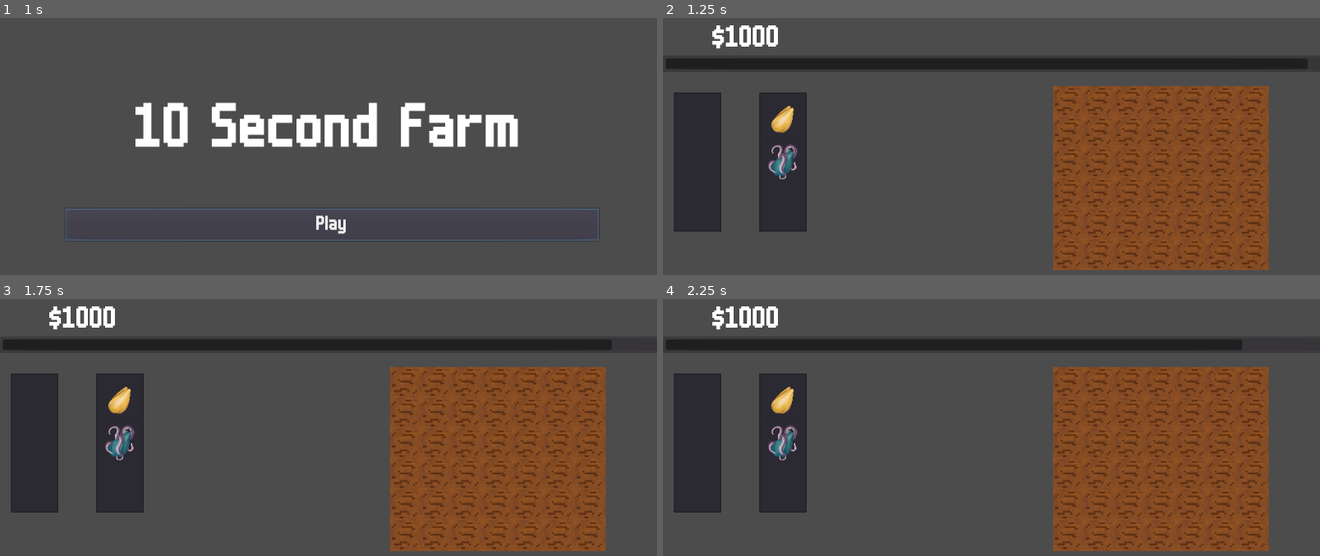
Above: before the commit, frames 1-4 (two rows, left to right).
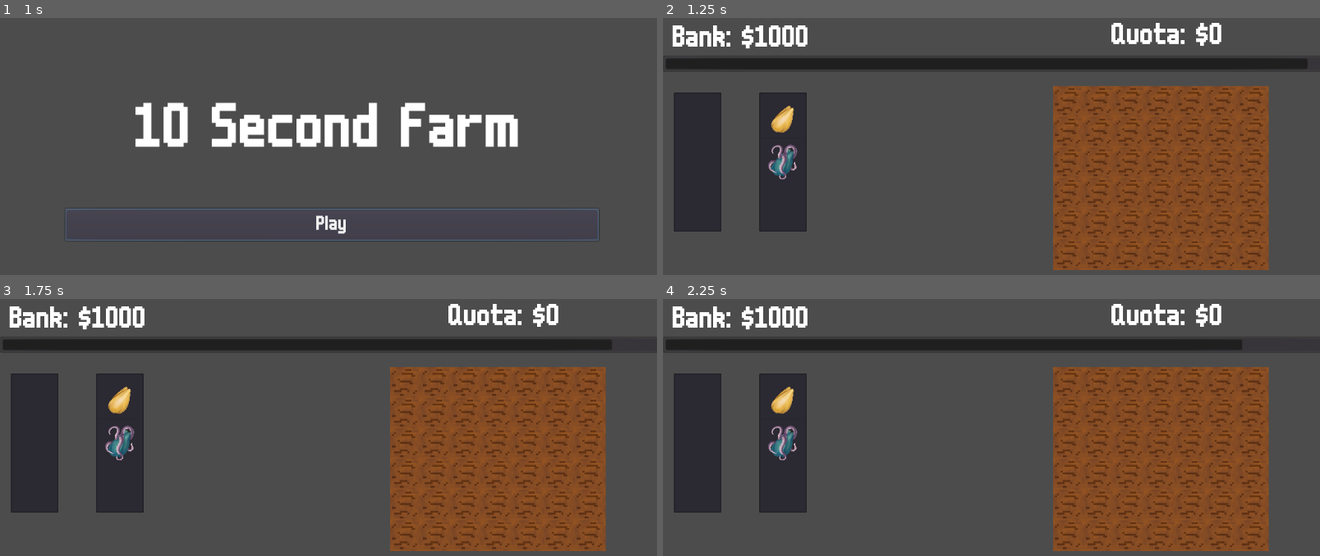
Above: after the commit, the same moments.

Repository: mr-yak/LD51
Game: Godot game, scene res://Scenes/Menu.tscn
Same seed, same stepped clock (60 frames per second), same inputs: the game is played once before the commit and once after it. Sound files missing from this copy of the repository are replaced by a short silence.
Inputs (mouse positions are in pixels of both pictures, inside the frame that each line leads up to):
- Up to frame 1 (1 s): click "Play" at 0.5 s
- Up to frame 2 (1.25 s): no input
- Up to frame 3 (1.75 s): move the mouse to (473, 471) at 1.27 s; click (473, 471) at 1.35 s
- Up to frame 4 (2.25 s): move the mouse to (860, 509) at 2.02 s; click (860, 509) at 2.1 s

Frame 1 is identical in both runs. In frame 2, 1.8% of the frame differs, in the area x 1-85%, y 1-13%; in frame 3, 1.8%; in frame 4, 1.8%.

Commit message:
Did heaps

Diff:
--- /dev/null
+++ b/Resources/Fonts/Starve.tscn
@@ -0,0 +1,19 @@
+[gd_scene format=2]
+
+[node name="Death" type="Control"]
+anchor_right = 1.0
+anchor_bottom = 1.0
+
+[node name="Replay" type="Button" parent="."]
+margin_right = 12.0
+margin_bottom = 20.0
+
+[node name="Title" type="Button" parent="."]
+margin_right = 12.0
+margin_bottom = 20.0
+
+[node name="Label" type="Label" parent="."]
+margin_right = 40.0
+margin_bottom = 14.0
+
+[node name="Sounds" type="Node2D" parent="."]
--- a/Scenes/Farm.tscn
+++ b/Scenes/Farm.tscn
@@ -10,6 +10,7 @@
 [ext_resource path="res://Assets/LD51.png" type="Texture" id=8]
 [ext_resource path="res://Assets/Sound Effects/Coin.wav" type="AudioStream" id=9]
 [ext_resource path="res://Assets/Sound Effects/Reject.wav" type="AudioStream" id=10]
+[ext_resource path="res://Scripts/Required_Coins.gd" type="Script" id=11]
 
 [sub_resource type="TileSet" id=1]
 1/name = "LD51.png 1"
@@ -142,18 +143,27 @@
 fixed_icon_size = Vector2( 64, 64 )
 
 [node name="Coin_Count" type="Label" parent="UI"]
-anchor_left = 0.075
+anchor_left = 0.015
 anchor_top = 0.015
-anchor_right = 0.075
+anchor_right = 0.015
 anchor_bottom = 0.015
 margin_right = 250.0
 margin_bottom = 50.0
 theme = ExtResource( 1 )
+text = "Bamk: $0"
 valign = 1
 
 [node name="Required_Coins" type="Label" parent="UI"]
-margin_right = 40.0
-margin_bottom = 14.0
+anchor_left = 0.793
+anchor_top = 0.015
+anchor_right = 1.0
+anchor_bottom = 0.015
+margin_left = -113.36
+margin_bottom = 42.0
+theme = ExtResource( 1 )
+text = "Quota: $0"
+valign = 1
+script = ExtResource( 11 )
 
 [node name="Timer_Progress" type="ProgressBar" parent="UI"]
 anchor_top = 0.1
--- a/Scripts/Main.gd
+++ b/Scripts/Main.gd
@@ -28,7 +28,7 @@
 		for _y in range(10):
 			crops[x].append(0)
 func _process(_delta):
-	$UI/Coin_Count.text = "$" + String(coins)
+	$UI/Coin_Count.text = "Bank: $" + String(coins)
 
 	if Input.is_mouse_button_pressed(BUTTON_RIGHT):
 		var pos = tiles.world_to_map(tiles.get_local_mouse_position())
--- /dev/null
+++ b/Scripts/Required_Coins.gd
@@ -0,0 +1,9 @@
+extends Label
+var value = 0.0
+onready var main = get_tree().get_root().get_node("Main")
+func update_timer(x):
+	main.coins -= value
+	value = truncate(((10000.0  /((1.0 + exp(-1.0/3.0*(x -pow(PI,2)))))) - 140.0) *( pow( x , 0.2)))
+	text = "Quota: $" + String(value)
+func truncate(input):
+	return round(input/10)*10
--- a/Scripts/Start.gd
+++ b/Scripts/Start.gd
@@ -6,4 +6,4 @@
 	get_tree().get_root().get_node("Menu/Sounds/ButtonSFX").play()
 
 func _on_ButtonSFX_finished():
-	print(get_tree().change_scene("res://Scenes/Farm.tscn"))
+	var x = get_tree().change_scene("res://Scenes/Farm.tscn")
--- a/Scripts/Timer_Progress.gd
+++ b/Scripts/Timer_Progress.gd
@@ -1,10 +1,11 @@
 extends ProgressBar
 
-func _ready():
-	pass # Replace with function body.
+var rnd = 0
+onready var req_coin_label = get_tree().get_root().get_node("Main/UI/Required_Coins")
 
 func _process(_delta):
 	value = $Quota_Timer.time_left
 
 func _on_Quota_Timer_timeout():
-	print(":(")
+	rnd += 1
+	req_coin_label.update_timer(rnd)
Not shown: 1 places in Scenes/Farm.tscn that only renumber resources
